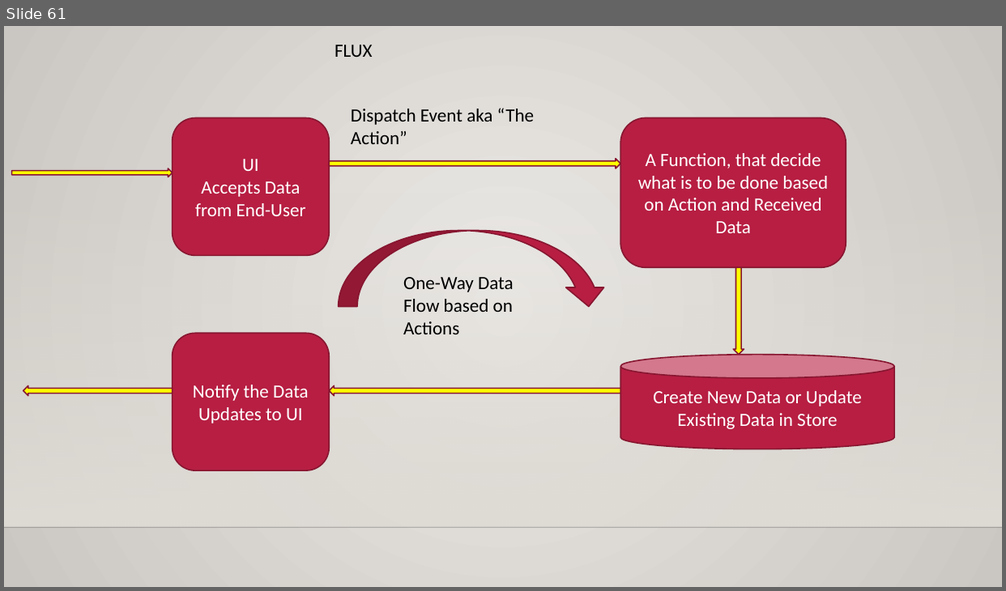
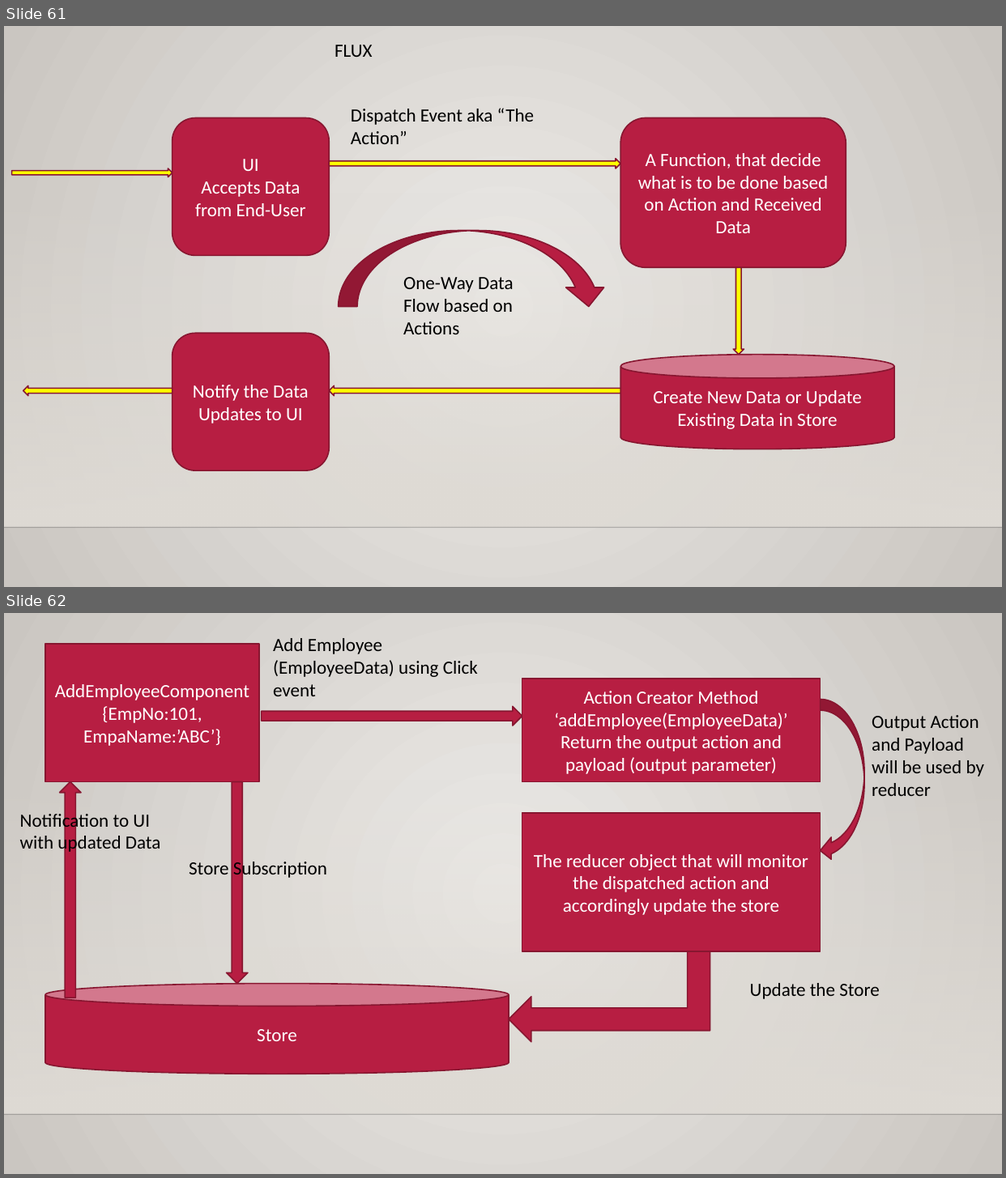
Before and after one commit to maheshsabnis/blazejan2021, a slide deck: Training_Notes_PPTs.pptx. Shown one above the other, each under a label of ours: slide 61 before the commit, slides 61 and 62 after it. The pictures are 1006x591 and 1006x1178 pixels, drawn with LibreOffice and Linux fonts; fonts in the diff are those of the drawing; background and template pictures are left out. Boxes give left, top, right and bottom in pixels: in the first picture for what was removed or moved away, otherwise in the second. Text is boxed around its words. In the diff, an @@ line names an element or a change of style, - is before the commit and + after.

```diff
--- a/Training_Notes_PPTs.pptx
+++ b/Training_Notes_PPTs.pptx
@@ slide 62 added at (4,613,1002,1174), background gradient #ECEAE7 to #CAC7C1; not listed: 2 template elements that a slide beside it also shows @@
@@ rectangle added at (45,644,259,782), fill #B71E42, outline #871631 1.25 pt, 18 pt, text #FFFFFF @@
+AddEmployeeComponent
+{EmpNo:101, EmpaName:’ABC’}
@@ text added at (273,638,478,696), 18 pt, text #000000 @@
+Add Employee (EmployeeData) using Click
+event
@@ rectangle added at (522,679,820,782), fill #B71E42, outline #871631 1.25 pt, 18 pt, text #FFFFFF @@
+Action Creator Method ‘addEmployee(EmployeeData)’
+Return the output action and payload (output parameter)
@@ right arrow added at (262,707,522,726), fill #B71E42, outline #871631 1.25 pt @@
@@ curved left arrow added at (820,699,864,862), fill #B71E42, outline #871631 1.25 pt @@
@@ text added at (872,715,984,796), 18 pt, text #000000 @@
+Output Action and Payload will be used by reducer
@@ up arrow added at (59,782,81,999), fill #B71E42, outline #871631 1.25 pt @@
@@ down arrow added at (226,782,248,984), fill #B71E42, outline #871631 1.25 pt @@
@@ text added at (20,811,161,854), 18 pt, text #000000 @@
+Notification to UI with updated Data
@@ rectangle added at (522,814,820,952), fill #B71E42, outline #871631 1.25 pt, 18 pt, text #FFFFFF @@
+The reducer object that will monitor the dispatched action and accordingly update the store
@@ text added at (189,858,327,879), 18 pt, text #000000 @@
+Store Subscription
@@ bent up arrow added at (509,952,710,1042), fill #B71E42, outline #871631 1.25 pt @@
@@ cylinder added at (45,983,509,1074), fill #B71E42, outline #871631 1.25 pt, 18 pt, text #FFFFFF @@
+Store
@@ text added at (750,983,880,999), 18 pt, text #000000 @@
+Update the Store
```
Also in this commit, not shown: 11 other files.
